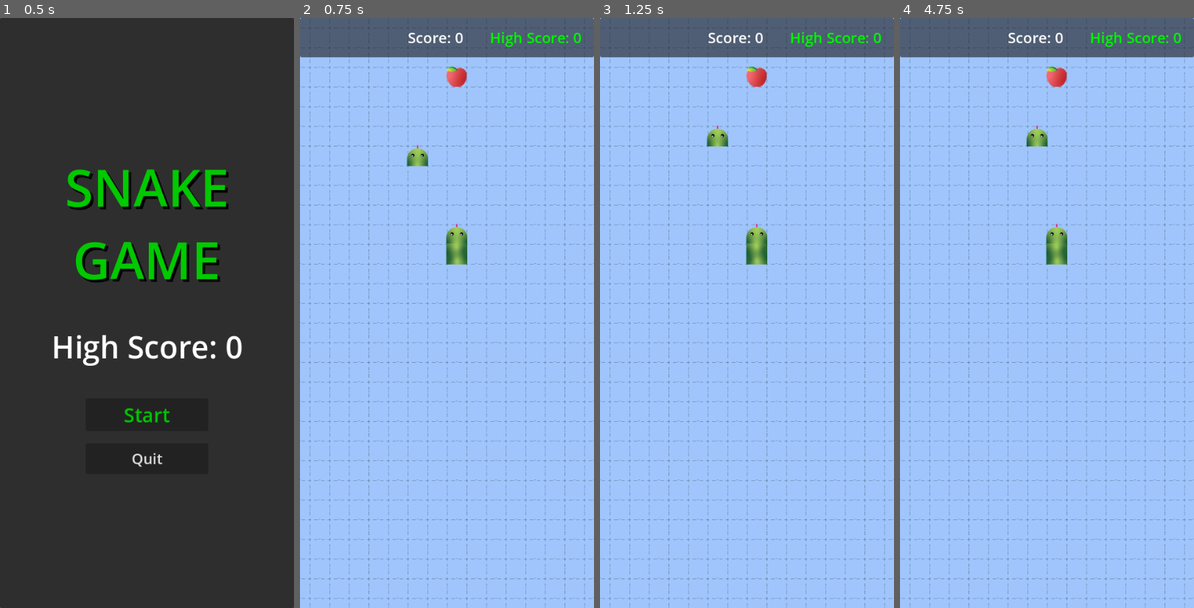
Above: before the commit, frames 1-4 (left to right).
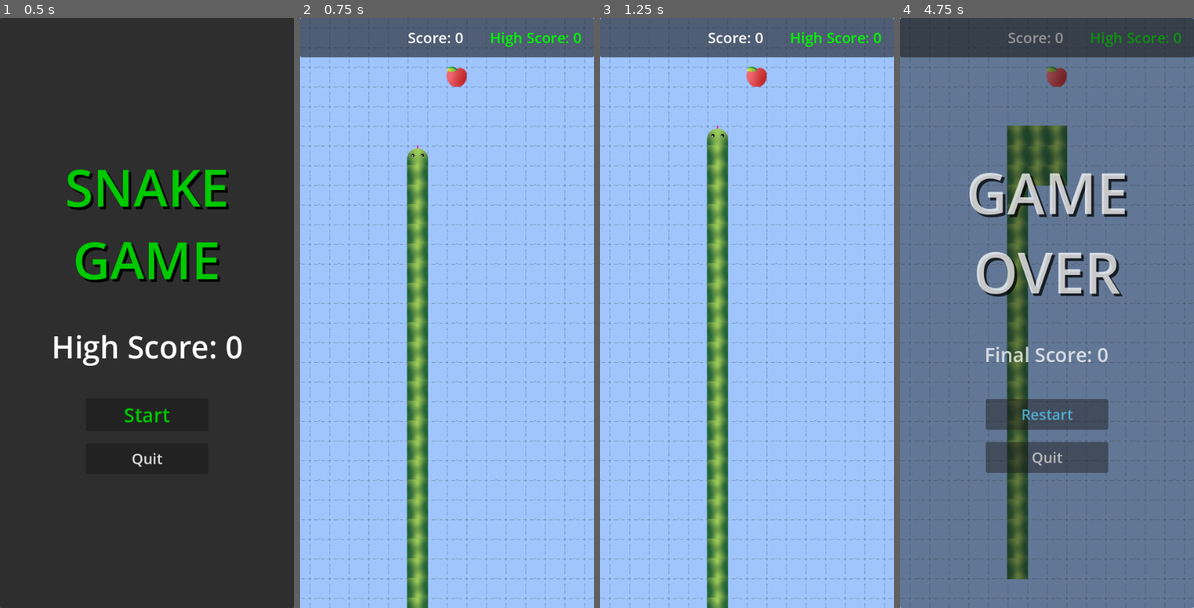
Above: after the commit, the same moments.

Repository: XiaoQuark/godot-snake-test
Game: Godot game, scene res://menus/start_screen.tscn
Two runs of this game, one before a commit and one after it. Both use one fixed random seed, a clock stepped at 60 frames per second and the inputs below.
Inputs:
- Up to frame 1 (0.5 s): no input
- Up to frame 2 (0.75 s): click "Start" at 0.5 s
- Up to frame 3 (1.25 s): no input
- Up to frame 4 (4.75 s): hold Right (ui_right) 1.28-2.03 s; tap Enter at 2 s; hold Down (ui_down) 2.03-2.78 s; hold Right (ui_right) 2.78-3.53 s; tap Space at 3.5 s; hold Up (ui_up) 3.53-4.28 s; hold Left (ui_left) from 4.28 s (still down)

Frame 1 is identical in both runs. In frame 2, 5.9% of the frame differs, in the area x 36-57%, y 24-100%; in frame 3, 6.1%; in frame 4, 100%, in the area x 0-100%, y 0-100%.

Commit message:
creates basic snake shortening mechanic

Diff:
--- a/gameplay/gameplay.gd
+++ b/gameplay/gameplay.gd
@@ -1,7 +1,10 @@
 class_name Gameplay extends Node2D #inherits from Node2D
+
+signal tail_despawned
 
 const gameover_scene:PackedScene = preload("res://menus/game_over.tscn")
 const pausemenu_scene:PackedScene = preload("res://menus/pause_menu.tscn")
+var tail_scene:PackedScene = preload("res://gameplay/tail.tscn")
 
 #drag node and release while pressing ctrl. make sure type is set as Head as this will help with autocomplete
 @onready var head: Head = %Head as Head
@@ -10,6 +13,7 @@
 @onready var spawner: Spawner = %Spawner as Spawner
 @onready var hud: HUD = %HUD
 #@onready var snake_parts: SnakeParts = %SnakeParts as SnakeParts
+@onready var snakebody = %snakebody
 
 
 #set interval between snake movement
@@ -31,18 +35,26 @@
 		hud.update_score(value)
 
 func _ready() -> void:
+	#for i in 10:
+		#var tail:Tail = tail_scene.instantiate() as Tail
+		#tail.position = Vector2.ZERO
+		#add_child(tail)
 	head.food_eaten.connect(_on_food_eaten)
 	head.collided_with_tail.connect(_on_tail_collided)
 	spawner.tail_added.connect(_on_tail_added)
 	time_since_last_move = time_between_moves
 	spawner.spawn_food()
-	snake_parts.push_front(head)
-	#snake_parts.push_front(head) # tutorial was using push_back, but I think this is more correct? research
+	snake_parts.push_front(head) # tutorial was using push_back, but I think this is more correct? research
+	initialize_snake()
+	print(snake_parts)
 	#spawner.call_deferred("spawn_tail", snake_parts[snake_parts.size()-1].last_position)
 	#print(snake_parts)
 	#for n in 10:
 		#snake_parts.push_back(tail)
 	#loop through snake parts array starting at index 1
+
+func initialize_snake():
+		spawner.call_deferred("spawn_tail", snake_parts[snake_parts.size()-1].last_position)
 
 
 # sets user input. ui_up (or maybe it's the uppercase direction?) refers to keyboard keys and joypad buttons. Add ASWD in Project Settings
@@ -76,22 +88,29 @@
 	new_position = bounds.wrap_vector(new_position)
 	head.move_to(new_position)
 	for i in range(1, snake_parts.size(), 1):
-			snake_parts[i].move_to(snake_parts[i-1].last_position) # this ensures that the tail follows the head
+		snake_parts[i].move_to(snake_parts[i-1].last_position) # this ensures that the tail follows the head
 	moves_counter += 1
-	print(moves_counter)
+	if(moves_counter % 5 == 0):
+		despawn_tail()
+	print(snake_parts)
 
 func _on_food_eaten():
+	despawn_tail()
 	# 1 spawn more food
 	spawner.call_deferred("spawn_food") #call_deferred delays execution of code until first idle time in loop. some sort of async I guess
 	#2 add tail
-	spawner.call_deferred("spawn_tail", snake_parts[snake_parts.size()-1].last_position) #adds tail at end of snake_parts array
+	#spawner.call_deferred("spawn_tail", snake_parts[snake_parts.size()-1].last_position) #adds tail at end of snake_parts array
 	#3 increase speed
 	speed += 300.0
 	#4 update score
 	score += 1
 
+func despawn_tail():
+	snake_parts.pop_back()
+	tail_despawned.emit()
+
 func _on_tail_added(tail:Tail):
-	snake_parts.push_back(tail)
+		snake_parts.push_back(tail)
 
 func _on_tail_collided():
 	if not gameover_menu:
--- a/gameplay/gameplay.tscn
+++ b/gameplay/gameplay.tscn
@@ -6,7 +6,7 @@
 [ext_resource type="Script" path="res://gameplay/bounds.gd" id="3_2fkhv"]
 [ext_resource type="Script" path="res://gameplay/spawner.gd" id="5_rex01"]
 [ext_resource type="PackedScene" uid="uid://80hpjr6jw12d" path="res://menus/hud.tscn" id="6_qs64w"]
-[ext_resource type="PackedScene" uid="uid://c1ojpetuc5ffa" path="res://gameplay/snake_parts.tscn" id="7_sj8pk"]
+[ext_resource type="Script" path="res://gameplay/snakebody.gd" id="7_o80fj"]
 
 [sub_resource type="TileSetAtlasSource" id="TileSetAtlasSource_a3lxk"]
 texture = ExtResource("2_dwsbb")
@@ -50,6 +50,6 @@
 [node name="HUD" parent="." instance=ExtResource("6_qs64w")]
 unique_name_in_owner = true
 
-[node name="SnakeParts" parent="." instance=ExtResource("7_sj8pk")]
+[node name="snakebody" type="Node" parent="."]
 unique_name_in_owner = true
-position = Vector2(192, 256)
+script = ExtResource("7_o80fj")
--- /dev/null
+++ b/gameplay/snakebody.gd
@@ -0,0 +1,19 @@
+class_name SnakeBody extends Node
+
+var HEAD_scene:PackedScene = preload("res://gameplay/head.tscn")
+var TAIL_scene:PackedScene = preload("res://gameplay/tail.tscn")
+
+var snake_body = []
+
+# Called when the node enters the scene tree for the first time.
+func _ready():
+	var head = HEAD_scene.instantiate()
+	var tail = TAIL_scene.instantiate()
+	snake_body.push_front(head)
+	for n in 8:
+		snake_body.push_back(tail)
+
+
+# Called every frame. 'delta' is the elapsed time since the previous frame.
+func _process(delta):
+	pass
--- a/gameplay/spawner.gd
+++ b/gameplay/spawner.gd
@@ -1,10 +1,11 @@
 class_name Spawner extends Node2D
 #signals
 signal tail_added(tail:Tail)
+@onready var head = %Head
 
 #export vars
 @export var bounds:Bounds
-
+#var head_scene:PackedScene = preload("res://gameplay/head.tscn")
 #instatiating packed scenes
 var food_scene:PackedScene = preload("res://gameplay/food.tscn") #preloads food into memory so instantiation is faster
 var tail_scene:PackedScene = preload("res://gameplay/tail.tscn")
@@ -24,7 +25,9 @@
 	get_parent().add_child(food) #parent of spawner is gameplay, so we are adding child food to gameplay. this method works for simple projects
 
 func spawn_tail(pos:Vector2):
-	var tail:Tail = tail_scene.instantiate(10) as Tail
-	tail.position = pos
-	get_parent().add_child(tail)
-	tail_added.emit(tail)
+	var head_position = head.position
+	for i in 30:
+		var tail:Tail = tail_scene.instantiate() as Tail
+		tail.position = pos + Vector2(head_position.x, (i + 9) * Global.CELL_SIZE)
+		get_parent().add_child(tail)
+		tail_added.emit(tail)
--- a/gameplay/tail.gd
+++ b/gameplay/tail.gd
@@ -1,12 +1,20 @@
 class_name Tail extends SnakeParts
+
+const GAMEPLAY = preload("res://gameplay/gameplay.tscn")
+
 
 @export var textures:Array[Texture]
 
 @onready var sprite_2d: Sprite2D = $Sprite2D
+var gameplay = GAMEPLAY
 
 func _ready():
 	pass
 	#var snake_parts:Array[SnakePart] = []
 	#for n in 10:
 		#snake_parts.push_back(sprite_2d.texture)
-	sprite_2d.texture = textures.pick_random()
+	sprite_2d.texture = textures[0]
+	#gameplay.tail_despawned.connect(_on_tail_despawned)
+
+func _on_tail_despawned():
+	sprite_2d.texture = textures[1]
--- a/gameplay/tail.tscn
+++ b/gameplay/tail.tscn
@@ -1,7 +1,8 @@
-[gd_scene load_steps=4 format=3 uid="uid://cxmdq0ko3w812"]
+[gd_scene load_steps=5 format=3 uid="uid://cxmdq0ko3w812"]
 
 [ext_resource type="Script" path="res://gameplay/tail.gd" id="1_5iadf"]
 [ext_resource type="Texture2D" uid="uid://xapoyjmkgwmf" path="res://gameplay/sprites/snake-body.png" id="2_pwub6"]
+[ext_resource type="Texture2D" uid="uid://cgwqd5x5g07yl" path="res://gameplay/sprites/poop.png" id="3_d2841"]
 
 [sub_resource type="CircleShape2D" id="CircleShape2D_2vibt"]
 radius = 13.0384
@@ -9,7 +10,7 @@
 [node name="Tail" type="Area2D"]
 position = Vector2(160, 256)
 script = ExtResource("1_5iadf")
-textures = Array[Texture]([ExtResource("2_pwub6")])
+textures = Array[Texture]([ExtResource("2_pwub6"), ExtResource("3_d2841")])
 
 [node name="Sprite2D" type="Sprite2D" parent="."]
 scale = Vector2(0.5, 0.5)
--- a/project.godot
+++ b/project.godot
@@ -23,6 +23,10 @@
 
 window/size/viewport_width=480
 window/size/viewport_height=960
+
+[dotnet]
+
+project/assembly_name="snake-test"
 
 [input]
 
